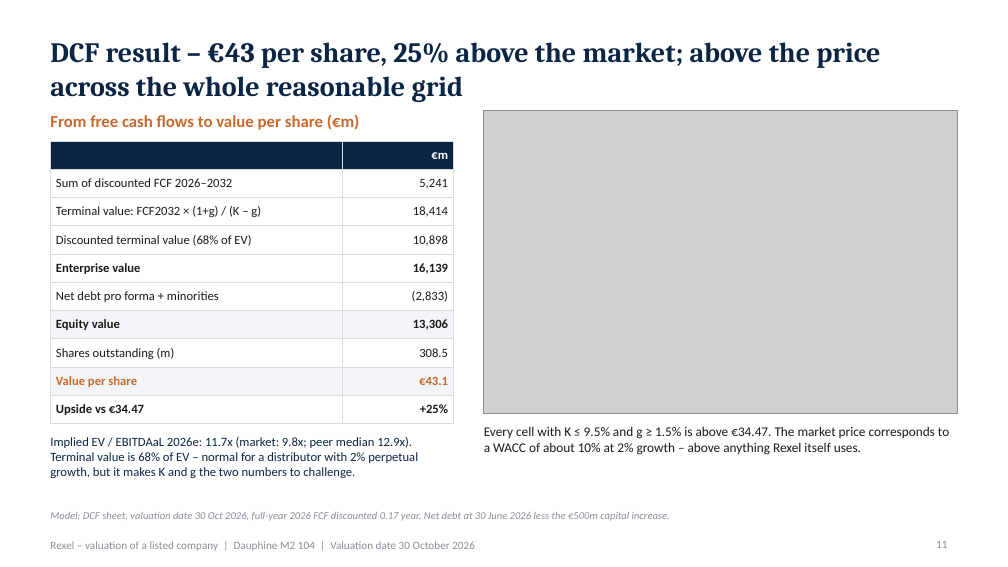
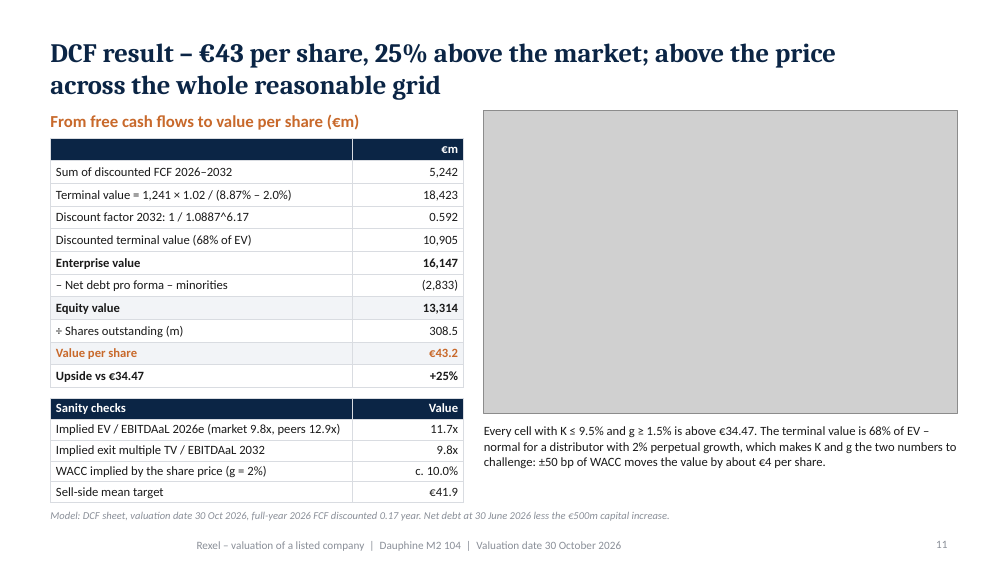
Before and after one commit to marwanferreira/rexel-valuation, a slide deck: slide 11 of Rexel valuation - deck.pptx. Drawn at 1008x567 pixels with LibreOffice and Linux fonts; fonts in the diff are those of the drawing; grey boxes stand for pictures; background and template pictures are left out. Boxes give left, top, right and bottom in pixels: in the first picture for what was removed or moved away, otherwise in the second. Text is boxed around its words. In the diff, an @@ line names an element or a change of style, - is before the commit and + after.

Commit message:
Densify deck: logos, EV build-up, implied-value math, MM cross-check, FCF table, debt schedule, holding P&L, scenarios; full names; README

```diff
--- a/Rexel valuation - deck.pptx
+++ b/Rexel valuation - deck.pptx
@@ title "DCF result – €43 per ..." at [50,43,836,100]: size 20 to 19 pt @@
@@ table at [50,138,464,386] @@
-row 2: Sum of discounted FCF 2026–2032 | 5,241
-row 3: Terminal value: FCF2032 × (1+g) / (K – g) | 18,414
-row 4: Discounted terminal value (68% of EV) | 10,898
-row 5: Enterprise value | 16,139
-row 6: Net debt pro forma + minorities | (2,833)
-row 7: Equity value | 13,306
-row 8: Shares outstanding (m) | 308.5
-row 9: Value per share | €43.1
+row 2: Sum of discounted FCF 2026–2032 | 5,242
+row 3: Terminal value = 1,241 × 1.02 / (8.87% – 2.0%) | 18,423
+row 4: Discount factor 2032: 1 / 1.0887^6.17 | 0.592
+row 5: Discounted terminal value (68% of EV) | 10,905
+row 6: Enterprise value | 16,147
+row 7: – Net debt pro forma – minorities | (2,833)
+row 8: Equity value | 13,314
+row 9: ÷ Shares outstanding (m) | 308.5
+row 10: Value per share | €43.2
@@ table: place and size @@
-table at [50,141,454,419]
+table at [50,138,464,386]
@@ table added at [50,398,464,502], 5 rows, 2 columns @@
+Sanity checks | Value
+Implied EV / EBITDAaL 2026e (market 9.8x, peers 12.9x) | 11.7x
+Implied exit multiple TV / EBITDAaL 2032 | 9.8x
+WACC implied by the share price (g = 2%) | c. 10.0%
+Sell-side mean target | €41.9
@@ text removed at [50,437,418,478] @@
-Implied EV / EBITDAaL 2026e: 11.7x (market: 9.8x; peer median 12.9x). Terminal value is 68% of EV – normal for a distributor with 2% perpetual growth, but it makes K and g the two numbers to challenge.
@@ text at [484,426,957,468]: text changed; size 9.5 to 9 pt @@
-Every cell with K ≤ 9.5% and g ≥ 1.5% is above €34.47. The market price corresponds to a WACC of about 10% at 2% growth – above anything Rexel itself uses.
+Every cell with K ≤ 9.5% and g ≥ 1.5% is above €34.47. The terminal value is 68% of EV – normal for a distributor with 2% perpetual growth, which makes K and g the two numbers to challenge: ±50 bp of WACC moves the value by about €4 per share.
@@ text "Rexel – valuation of a ...": place and size @@
-text "Rexel – valuation of a ..." at [50,541,475,551]
+text "Rexel – valuation of a ..." at [197,541,621,551]
```
Also in this commit, not shown: 14 other slides changed, 13 other files.
